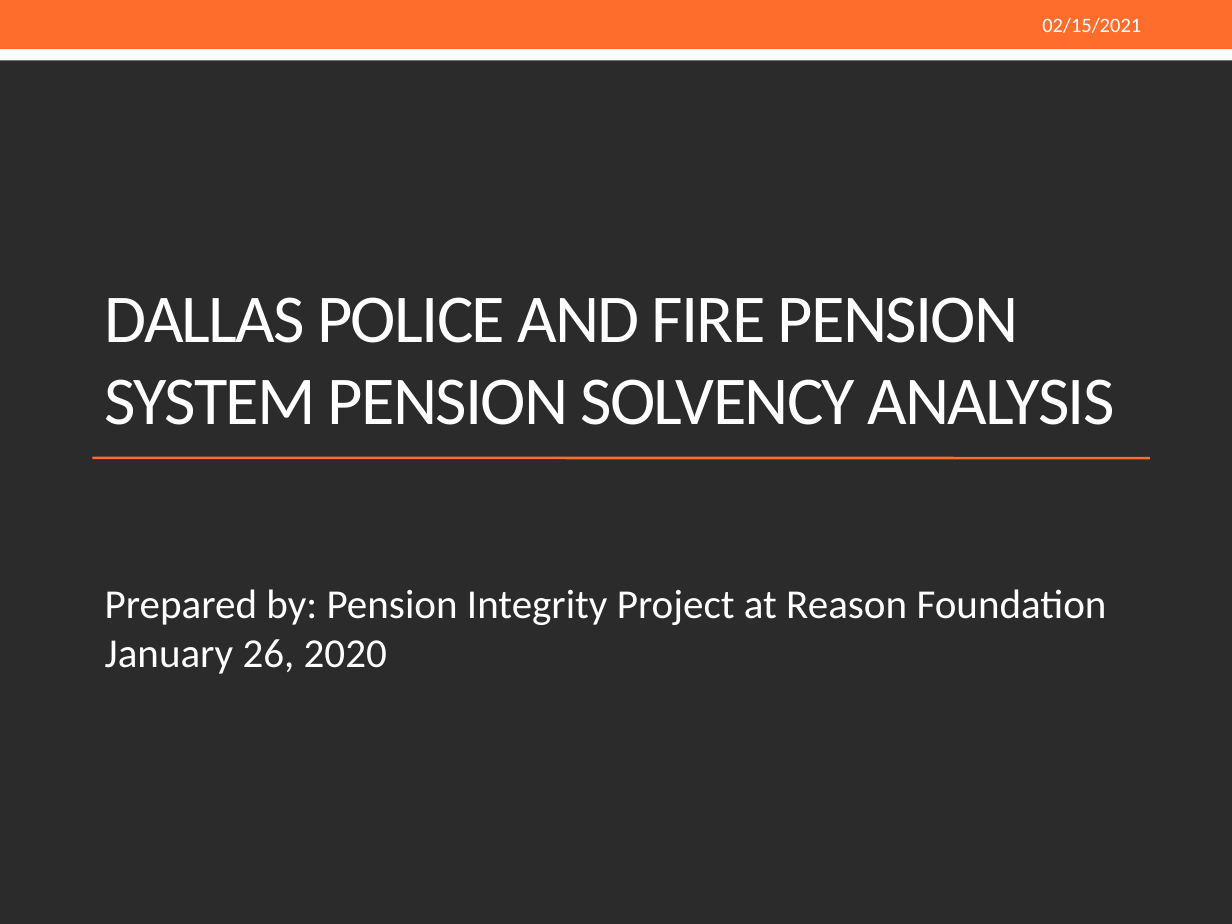
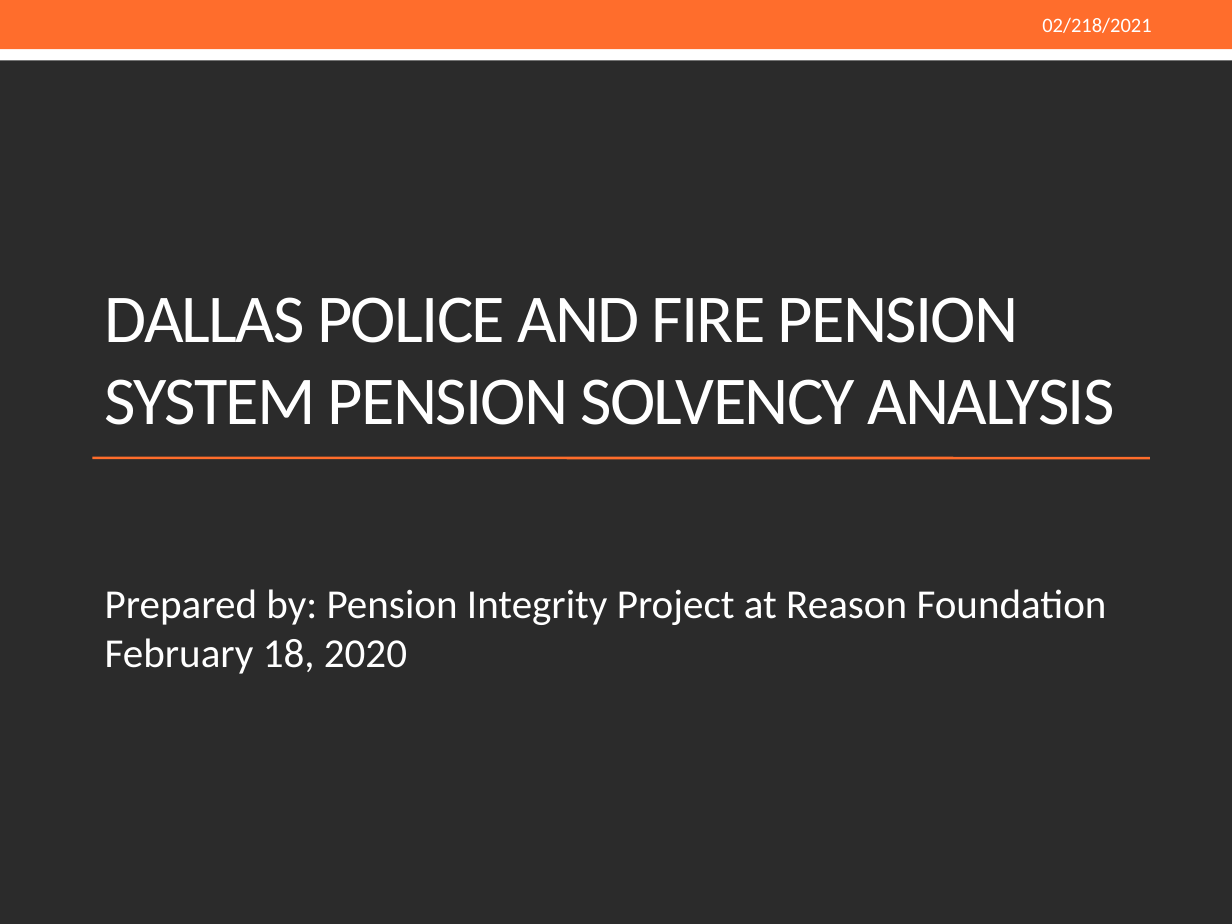
Before and after one commit to ReasonFoundation/GraphicsR, a slide deck: slide 1 of DeckUpdate/DPFPS_v1.0.pptx. Drawn at 1232x924 pixels with LibreOffice and Linux fonts; fonts in the diff are those of the drawing; background and template pictures are left out; a plain dark background stands for a picture behind light text. Boxes give left, top, right and bottom in pixels: in the first picture for what was removed or moved away, otherwise in the second. Text is boxed around its words. In the diff, an @@ line names an element or a change of style, - is before the commit and + after.

```diff
--- a/DeckUpdate/DPFPS_v1.0.pptx
+++ b/DeckUpdate/DPFPS_v1.0.pptx
@@ text at (1042, 17, 1151, 33): text changed @@
-02/15/2021
+02/218/2021
@@ subtitle at (105, 589, 1107, 674): text changed @@
-Prepared by: Pension Integrity Project at Reason Foundation January 26, 2020
+Prepared by: Pension Integrity Project at Reason Foundation February 18, 2020
```
Also in this commit, not shown: 8 other slides changed, 3 slides added, 1 slide removed, 9 other files.
